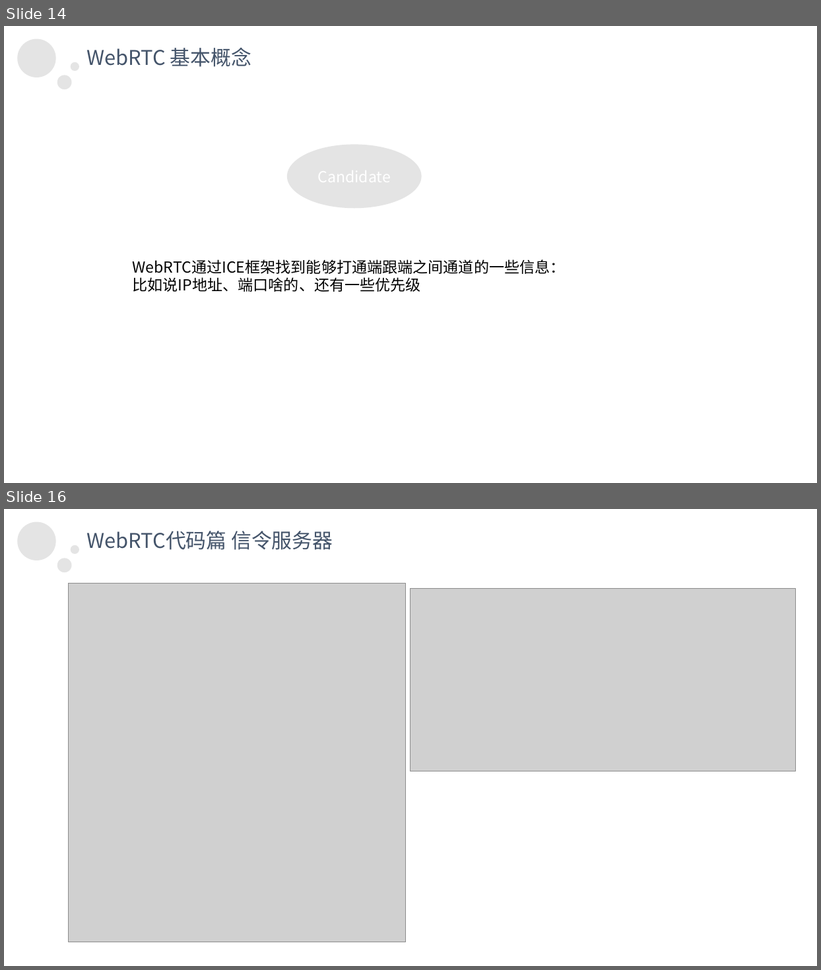
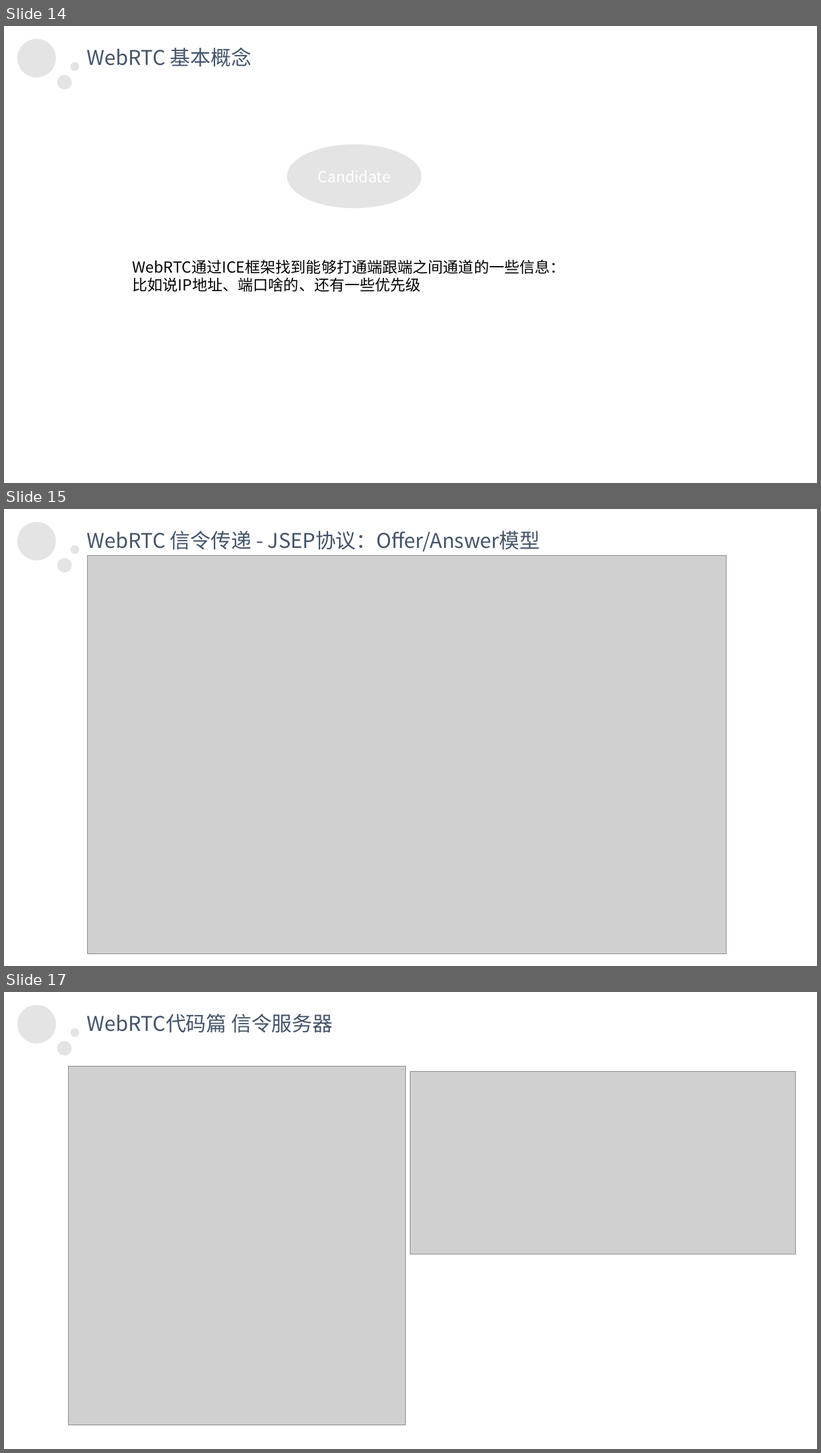
Before and after one commit to joeyer/lzjtest, a slide deck: p2p通信.pptx. Shown one above the other, each under a label of ours: slides 14 and 16 before the commit, slides 14, 15 and 17 after it; the slides between them are not shown. The pictures are 821x970 and 821x1453 pixels, drawn with LibreOffice and Linux fonts; fonts in the diff are those of the drawing; grey boxes stand for pictures. Boxes give left, top, right and bottom in pixels: in the first picture for what was removed or moved away, otherwise in the second. Text is boxed around its words. In the diff, an @@ line names an element or a change of style, - is before the commit and + after.

```diff
--- a/p2p通信.pptx
+++ b/p2p通信.pptx
@@ slide 15 added at <box>4,509,817,966</box>, background #FFFFFF; not listed: 3 template elements that a slide beside it also shows @@
@@ text added at <box>87,531,541,552</box>, 24 pt, text #44546A @@
+WebRTC 信令传递 - JSEP协议：Offer/Answer模型
@@ picture added at <box>88,555,726,955</box> @@
@@ what was slide 16 is now slide 17 @@
```
Also in this commit, not shown: 1 slide changed, 1 other slide added, 1 slide removed.
